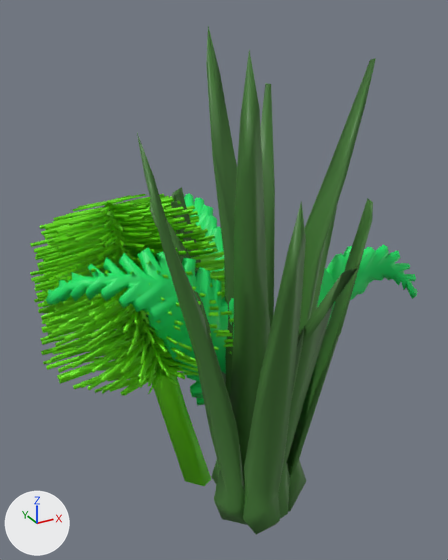
What one commit did to the glTF model public/ticalla-brush-colored-lowpoly.glb.
Both versions are drawn from a camera (50 mm lens) standing at (-1.95, -3.01, 3.4) and looking at (0.12, 0.76, 1.52). Every picture has the same lights, and +X, +Y and +Z are marked at lower left. Vertices at the same position are counted once.

In view in the first picture: 'PlankFern1'.
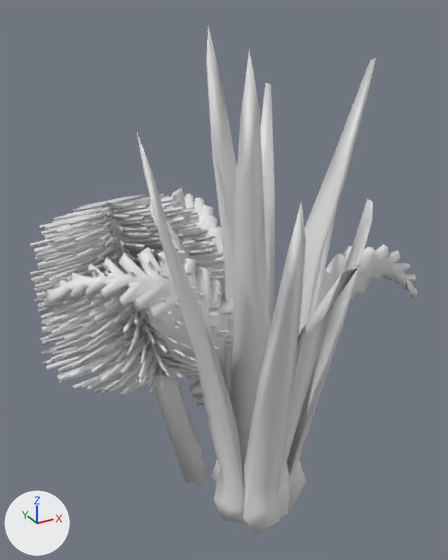
The newer file is also turned or shifted as a whole; pictures and numbers use the older file's frame.

Location of each change, [x1, y1, x2, y2] in pixels of the pictures (448 x 560 px):
part 1 of me_plankfern1, recoloured (green to grey)
    both: [45, 193, 418, 406]
part 2 of me_plankfern1, recoloured (green to grey)
    both: [137, 26, 376, 534]
part 3 of me_plankfern1, recoloured (green to grey)
    both: [30, 194, 234, 486]

The change, as a list of edits to the scene's bpy script:
```text
Change me_plankfern1:
    where me_plankfern1.from_pydata(...)  # 4704 vertices, 9983 faces; spans x -1.27..1.86, y -0.88..2.34, z 0.0..3.3
    used by ob_plankfern1; location = (0.0, 0.0, 0.0)
    me_plankfern1 part 1: all 2144 faces that had it switch from mat_bushfern (green #15e76a) to no material
    me_plankfern1 part 2: all 659 faces that had it switch from mat_palmbush (dark green #467c37) to no material
    me_plankfern1 part 3: all 7180 faces that had it switch from mat_busharbol (green #6fe708) to no material
```
